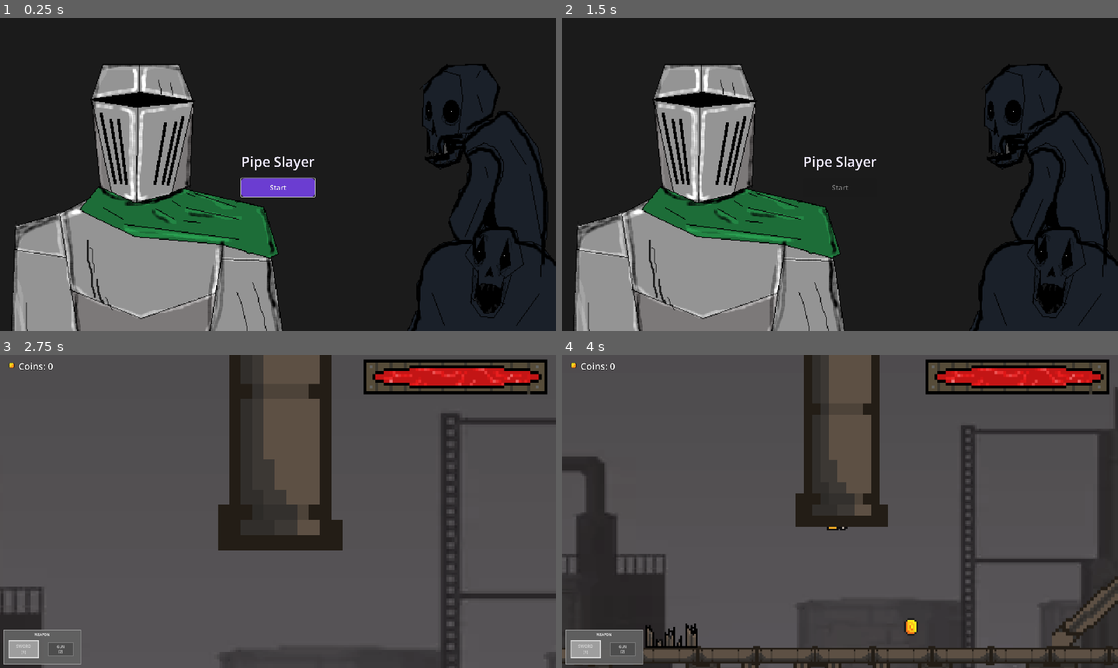
Above: before the commit, frames 1-4 (two rows, left to right).
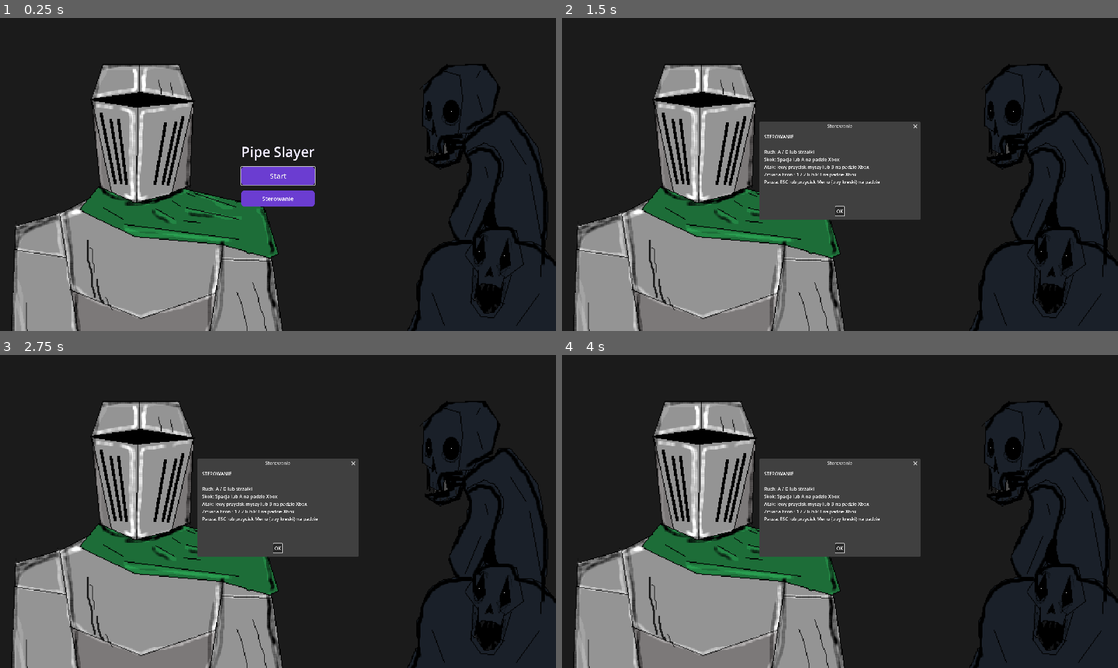
Above: after the commit, the same moments.

Repository: rkywsa/FemboyParty
Game: Godot game, scene res://MainMenu/main_menu.tscn
Two runs of this game, one before a commit and one after it. Both use one fixed random seed, a clock stepped at 60 frames per second and the inputs below. Sound files missing from this copy of the repository are replaced by a short silence.
Inputs (mouse positions are in pixels of both pictures, inside the frame that each line leads up to):
- Up to frame 1 (0.25 s): no input
- Up to frame 2 (1.5 s): click (840, 199) at 0.5 s, where only the run after the commit has a clickable "Sterowanie"; click "Start" at 1.25 s
- Up to frame 3 (2.75 s): click (278, 511) at 2 s, where only the run after the commit has a clickable "Start"
- Up to frame 4 (4 s): click (840, 549) at 2.75 s, where only the run after the commit has a clickable "OK"; tap Enter (ui_accept) at 3.5, 3.77 s; move the mouse to (962, 495) at 3.52 s; hold Right (ui_right) from 3.53 s (still down); tap 1 at 3.6 s; click (962, 495) at 3.67 s

The runs differ from the first frame. In frame 1, 1.5% of the frame differs, in the area x 43-57%, y 41-61%; in frame 2, 9.0%; in frame 3, 89%, in the area x 0-100%, y 0-100%; in frame 4, 83%.

Commit message:
Enable Xbox controller navigation and A select in main and pause menus

Diff:
--- a/MainMenu/main_menu.gd
+++ b/MainMenu/main_menu.gd
@@ -1,13 +1,57 @@
 extends Control
 
 @onready var start_button: Button = $CenterContainer/MenuContent/StartButton
-@onready var buttonsound = $ButtonSound
+@onready var controls_button: Button = $CenterContainer/MenuContent/ControlsButton
+@onready var controls_dialog: AcceptDialog = $ControlsDialog
+@onready var buttonsound: AudioStreamPlayer2D = $ButtonSound
 
 var transitioning := false
+var menu_buttons: Array[Button] = []
+var focus_index := 0
+var nav_axis_latched := false
 
 
 func _ready() -> void:
+	menu_buttons = [start_button, controls_button]
 	start_button.grab_focus()
+	controls_dialog.dialog_text = "STEROWANIE\n\nRuch: A / D lub strzałki\nSkok: Spacja lub A na padzie Xbox\nAtak: lewy przycisk myszy lub B na padzie Xbox\nZmiana broni: 1 / 2 lub RB na padzie Xbox\nPauza: ESC lub przycisk Menu (trzy kreski) na padzie"
+
+
+func _unhandled_input(event: InputEvent) -> void:
+	if event is InputEventJoypadButton and event.pressed:
+		if event.button_index == JOY_BUTTON_A:
+			var focused := get_viewport().gui_get_focus_owner()
+			if focused is Button and focused.is_visible_in_tree() and not focused.disabled:
+				focused.pressed.emit()
+				get_viewport().set_input_as_handled()
+		elif event.button_index == JOY_BUTTON_DPAD_UP:
+			_move_focus(-1)
+			get_viewport().set_input_as_handled()
+		elif event.button_index == JOY_BUTTON_DPAD_DOWN:
+			_move_focus(1)
+			get_viewport().set_input_as_handled()
+		elif event.button_index in [JOY_BUTTON_B, JOY_BUTTON_BACK]:
+			if controls_dialog.visible:
+				controls_dialog.hide()
+				controls_button.grab_focus()
+				get_viewport().set_input_as_handled()
+		return
+
+	if event is InputEventJoypadMotion:
+		if event.axis == JOY_AXIS_LEFT_Y:
+			if absf(event.axis_value) < 0.3:
+				nav_axis_latched = false
+			elif not nav_axis_latched and absf(event.axis_value) > 0.65:
+				_move_focus(1 if event.axis_value > 0.0 else -1)
+				nav_axis_latched = true
+				get_viewport().set_input_as_handled()
+
+
+func _move_focus(direction: int) -> void:
+	if controls_dialog.visible:
+		return
+	focus_index = posmod(focus_index + direction, menu_buttons.size())
+	menu_buttons[focus_index].grab_focus()
 
 
 func _on_start_button_pressed() -> void:
@@ -16,13 +60,17 @@
 
 	transitioning = true
 	start_button.disabled = true
-
+	controls_button.disabled = true
 	buttonsound.play()
 	await buttonsound.finished
-
 
 	var error := get_tree().change_scene_to_file("res://Graphics/level.tscn")
 	if error != OK:
 		transitioning = false
 		start_button.disabled = false
+		controls_button.disabled = false
 		push_error("Could not load level scene: %s" % error)
+
+
+func _on_controls_button_pressed() -> void:
+	controls_dialog.popup_centered()
--- a/MainMenu/main_menu.tscn
+++ b/MainMenu/main_menu.tscn
@@ -46,7 +46,7 @@
 
 [node name="MenuContent" type="VBoxContainer" parent="CenterContainer" unique_id=1602500845]
 layout_mode = 2
-theme_override_constants/separation = 24
+theme_override_constants/separation = 18
 
 [node name="Title" type="Label" parent="CenterContainer/MenuContent" unique_id=1946265384]
 layout_mode = 2
@@ -64,8 +64,22 @@
 theme_override_styles/hover = SubResource("StyleBoxFlat_hover")
 text = "Start"
 
+[node name="ControlsButton" type="Button" parent="CenterContainer/MenuContent"]
+custom_minimum_size = Vector2(220, 56)
+layout_mode = 2
+theme_override_colors/font_color = Color(1, 1, 1, 1)
+theme_override_font_sizes/font_size = 20
+theme_override_styles/normal = SubResource("StyleBoxFlat_normal")
+theme_override_styles/hover = SubResource("StyleBoxFlat_hover")
+text = "Sterowanie"
+
+[node name="ControlsDialog" type="AcceptDialog" parent="."]
+title = "Sterowanie"
+size = Vector2i(540, 300)
+
 [node name="ButtonSound" type="AudioStreamPlayer2D" parent="." unique_id=22523363]
 stream = ExtResource("2_3w4mj")
 volume_db = 6.0
 
 [connection signal="pressed" from="CenterContainer/MenuContent/StartButton" to="." method="_on_start_button_pressed"]
+[connection signal="pressed" from="CenterContainer/MenuContent/ControlsButton" to="." method="_on_controls_button_pressed"]
--- a/canvas_layer.gd
+++ b/canvas_layer.gd
@@ -2,26 +2,65 @@
 
 var overlay: ColorRect
 var panel: PanelContainer
+var controls_label: Label
+var menu_buttons: Array[Button] = []
+var focus_index := 0
+var nav_axis_latched := false
+
 
 func _ready() -> void:
 	process_mode = Node.PROCESS_MODE_ALWAYS
-
 	layer = 10
-
 	build_menu()
 
+
 func _unhandled_input(event: InputEvent) -> void:
+	if event is InputEventJoypadButton and event.pressed:
+		if event.button_index == JOY_BUTTON_START:
+			toggle_pause()
+			get_viewport().set_input_as_handled()
+			return
+
+		if not overlay.visible:
+			return
+
+		if event.button_index == JOY_BUTTON_A:
+			var focused := get_viewport().gui_get_focus_owner()
+			if focused is Button and focused.is_visible_in_tree() and not focused.disabled:
+				focused.pressed.emit()
+				get_viewport().set_input_as_handled()
+		elif event.button_index in [JOY_BUTTON_DPAD_UP, JOY_BUTTON_DPAD_LEFT]:
+			_move_focus(-1)
+			get_viewport().set_input_as_handled()
+		elif event.button_index in [JOY_BUTTON_DPAD_DOWN, JOY_BUTTON_DPAD_RIGHT]:
+			_move_focus(1)
+			get_viewport().set_input_as_handled()
+		return
+
+	if event is InputEventJoypadMotion and overlay.visible:
+		if event.axis == JOY_AXIS_LEFT_Y:
+			if absf(event.axis_value) < 0.3:
+				nav_axis_latched = false
+			elif not nav_axis_latched and absf(event.axis_value) > 0.65:
+				_move_focus(1 if event.axis_value > 0.0 else -1)
+				nav_axis_latched = true
+				get_viewport().set_input_as_handled()
+		return
+
 	if event.is_action_pressed("ui_cancel") and not event.is_echo():
-		if get_tree().paused and not overlay.visible:
-			return
 		toggle_pause()
 		get_viewport().set_input_as_handled()
 
+
 func toggle_pause() -> void:
-	var paused := not get_tree().paused
-	get_tree().paused = paused
-	overlay.visible = paused
-	panel.visible = paused
+	var should_pause := not get_tree().paused
+	get_tree().paused = should_pause
+	overlay.visible = should_pause
+	panel.visible = should_pause
+	if should_pause and not menu_buttons.is_empty():
+		focus_index = 0
+		menu_buttons[focus_index].grab_focus()
+
 
 func build_menu() -> void:
 	overlay = ColorRect.new()
@@ -38,8 +77,7 @@
 	overlay.add_child(center)
 
 	panel = PanelContainer.new()
-	panel.custom_minimum_size = Vector2(340, 220)
-	panel.visible = false
+	panel.custom_minimum_size = Vector2(380, 360)
 	center.add_child(panel)
 
 	var vbox := VBoxContainer.new()
@@ -52,29 +90,61 @@
 	title.horizontal_alignment = HORIZONTAL_ALIGNMENT_CENTER
 	vbox.add_child(title)
 
-	var resume := Button.new()
-	resume.text = "Resume"
-	resume.custom_minimum_size = Vector2(180, 42)
+	var controls_button := _make_button("Sterowanie")
+	controls_button.pressed.connect(_toggle_controls)
+	vbox.add_child(controls_button)
+	menu_buttons.append(controls_button)
+
+	controls_label = Label.new()
+	controls_label.text = "Ruch: lewy drążek / A-D / strzałki\nSkok: A / Spacja\nAtak: B / lewy przycisk myszy\nZmiana broni: RB / 1 / 2\nPauza: przycisk Menu (trzy kreski) / Esc"
+	controls_label.autowrap_mode = TextServer.AUTOWRAP_WORD_SMART
+	controls_label.visible = false
+	vbox.add_child(controls_label)
+
+	var resume := _make_button("Wznów")
 	resume.pressed.connect(func():
-		get_tree().paused = false
-		overlay.visible = false
+		_set_paused(false)
 	)
 	vbox.add_child(resume)
+	menu_buttons.append(resume)
 
-	var restart := Button.new()
-	restart.text = "Restart"
-	restart.custom_minimum_size = Vector2(180, 42)
+	var restart := _make_button("Restart")
 	restart.pressed.connect(func():
-		get_tree().paused = false
+		_set_paused(false)
 		get_tree().reload_current_scene()
 	)
 	vbox.add_child(restart)
+	menu_buttons.append(restart)
 
-	var quit := Button.new()
-	quit.text = "Quit"
-	quit.custom_minimum_size = Vector2(180, 42)
+	var quit := _make_button("Wyjdź")
 	quit.pressed.connect(func():
-		get_tree().paused = false
+		_set_paused(false)
 		get_tree().quit()
 	)
 	vbox.add_child(quit)
+	menu_buttons.append(quit)
+
+
+func _make_button(button_text: String) -> Button:
+	var button := Button.new()
+	button.text = button_text
+	button.custom_minimum_size = Vector2(240, 42)
+	button.focus_mode = Control.FOCUS_ALL
+	return button
+
+
+func _move_focus(direction: int) -> void:
+	if menu_buttons.is_empty():
+		return
+	focus_index = posmod(focus_index + direction, menu_buttons.size())
+	menu_buttons[focus_index].grab_focus()
+
+
+func _toggle_controls() -> void:
+	controls_label.visible = not controls_label.visible
+
+
+func _set_paused(should_pause: bool) -> void:
+	get_tree().paused = should_pause
+	overlay.visible = should_pause
+	panel.visible = should_pause
